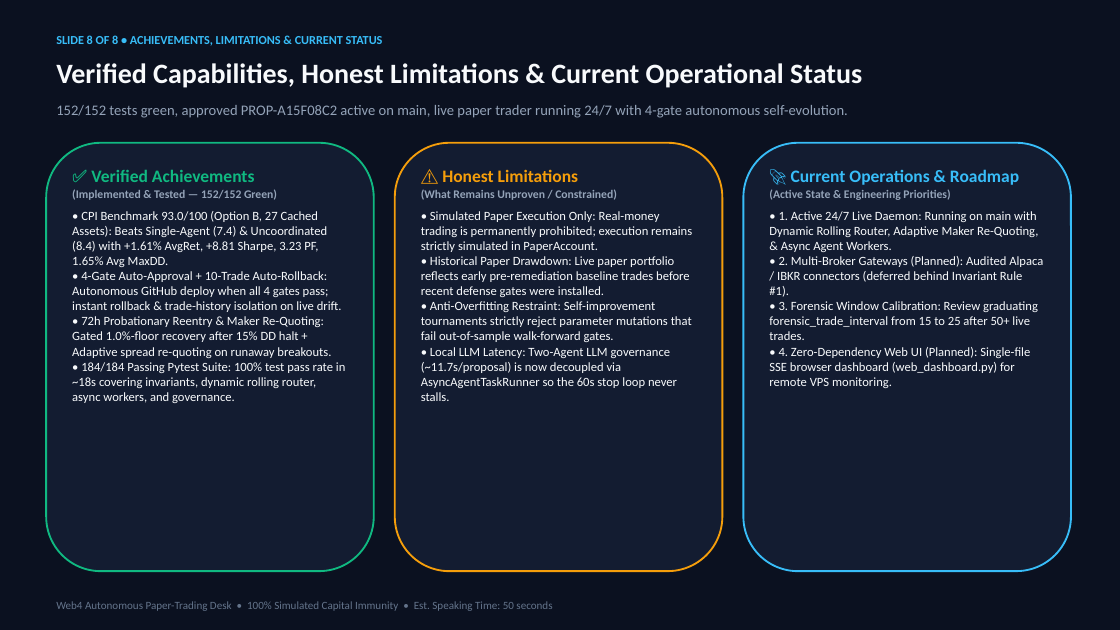
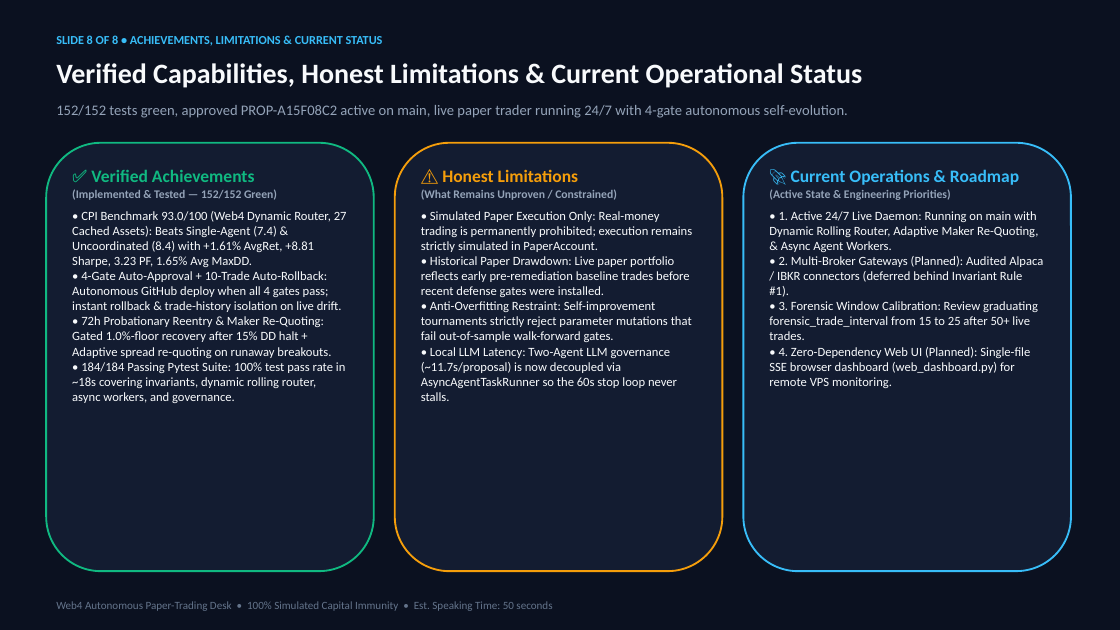
Before and after one commit to iShmuel/web4-trading-agent, a slide deck: slide 8 of web4_trading_agent_presentation.pptx. Drawn at 1120x630 pixels with LibreOffice and Linux fonts; fonts in the diff are those of the drawing. Boxes give left, top, right and bottom in pixels: in the first picture for what was removed or moved away, otherwise in the second. Text is boxed around its words. In the diff, an @@ line names an element or a change of style, - is before the commit and + after.

Commit message:
Rename Option B to Web4 Dynamic Rolling Router & sync PROJECT_CURRENT_STATE_AUDIT.md to Nov 16 state

```diff
--- a/web4_trading_agent_presentation.pptx
+++ b/web4_trading_agent_presentation.pptx
@@ text in rounded rectangle at box(72, 211, 347, 267): text changed @@
-• CPI Benchmark 93.0/100 (Option B, 27 Cached Assets): Beats Single-Agent (7.4) & Uncoordinated (8.4) with +1.61% AvgRet, +8.81 Sharpe, 3.23 PF, 1.65% Avg MaxDD.
+• CPI Benchmark 93.0/100 (Web4 Dynamic Router, 27 Cached Assets): Beats Single-Agent (7.4) & Uncoordinated (8.4) with +1.61% AvgRet, +8.81 Sharpe, 3.23 PF, 1.65% Avg MaxDD.
```
Also in this commit, not shown: 11 other files.
